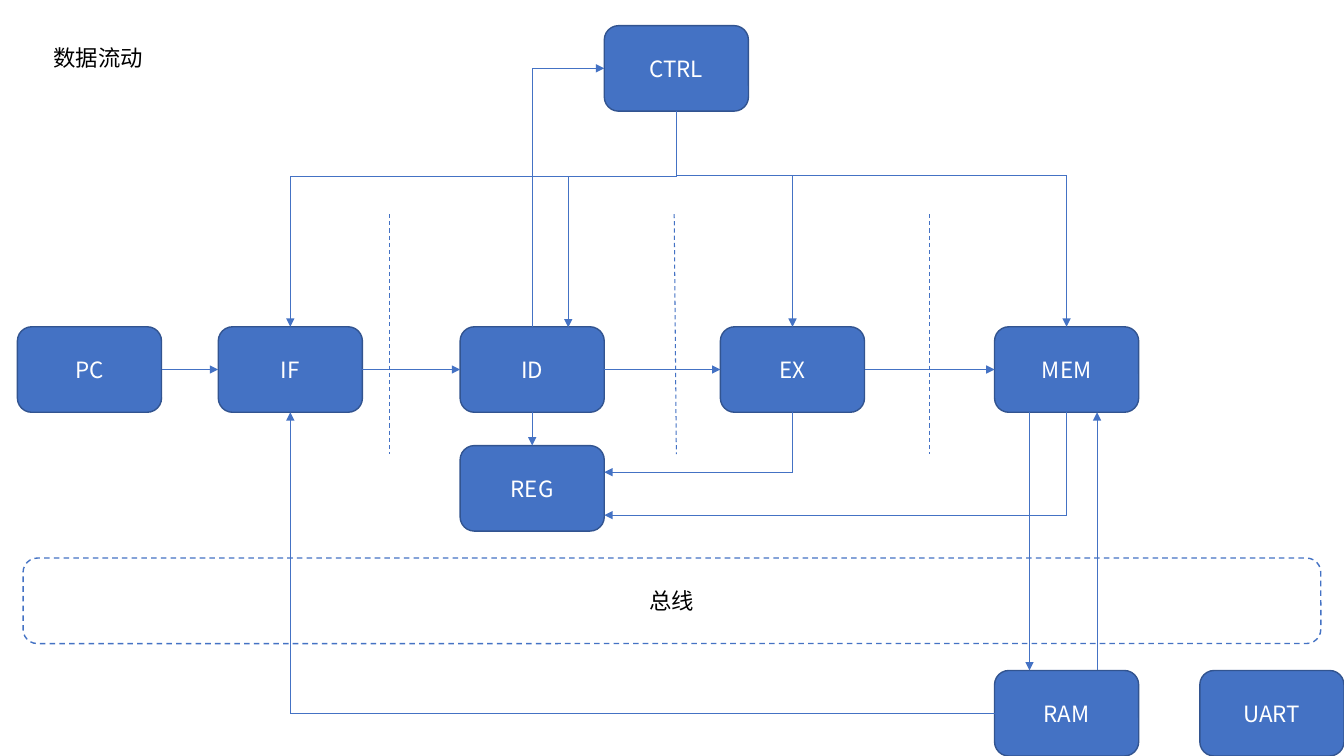
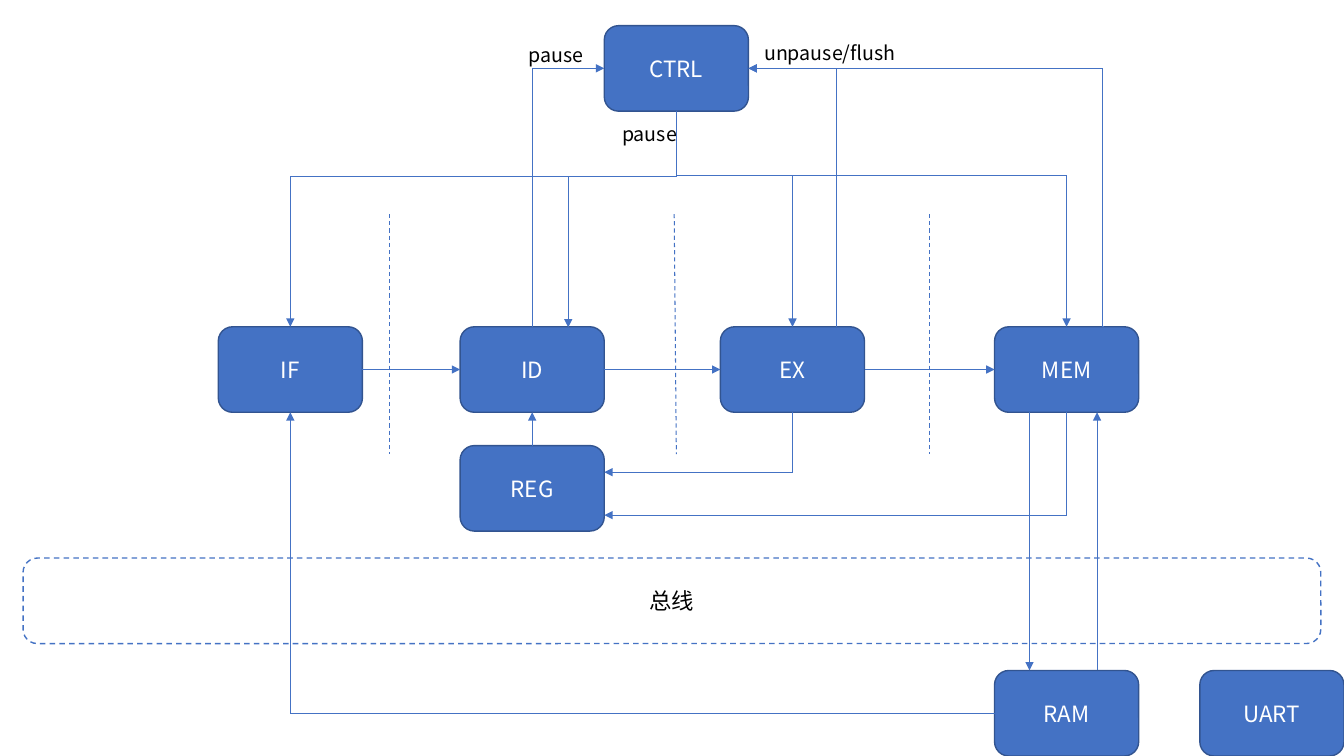
Before and after one commit to lsn42/rua, a slide deck: slide 1 of rua.pptx. Drawn at 1344x756 pixels with LibreOffice and Linux fonts; fonts in the diff are those of the drawing. Boxes give left, top, right and bottom in pixels: in the first picture for what was removed or moved away, otherwise in the second. Text is boxed around its words. In the diff, an @@ line names an element or a change of style, - is before the commit and + after.

```diff
--- a/rua.pptx
+++ b/rua.pptx
@@ text removed at box(53, 47, 142, 68) @@
-数据流动
@@ text added at box(528, 51, 583, 67), 14 pt, text #000000 @@
+pause
@@ text added at box(764, 44, 895, 65), 14 pt, text #000000 @@
+unpause/flush
@@ elbow arrow added from (837, 327) to (749, 69), #4472C4 0.5 pt @@
@@ elbow arrow added from (1104, 327) to (749, 69), #4472C4 0.5 pt @@
@@ text added at box(622, 121, 677, 147), 14 pt, text #000000 @@
+pause
@@ rounded rectangle removed at box(17, 327, 161, 412) @@
-PC
@@ arrow removed from (161, 370) to (219, 370) @@
@@ arrow moved from (532, 412) - (532, 446) to (532, 446) - (532, 412) @@
```
Also in this commit, not shown: 7 other files.
